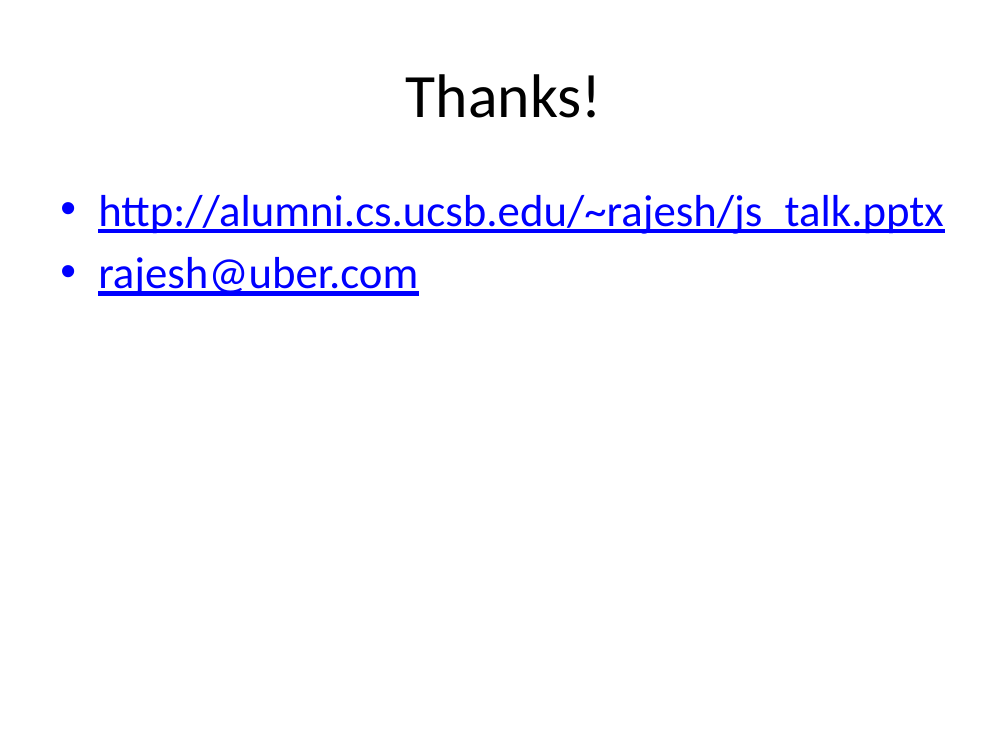
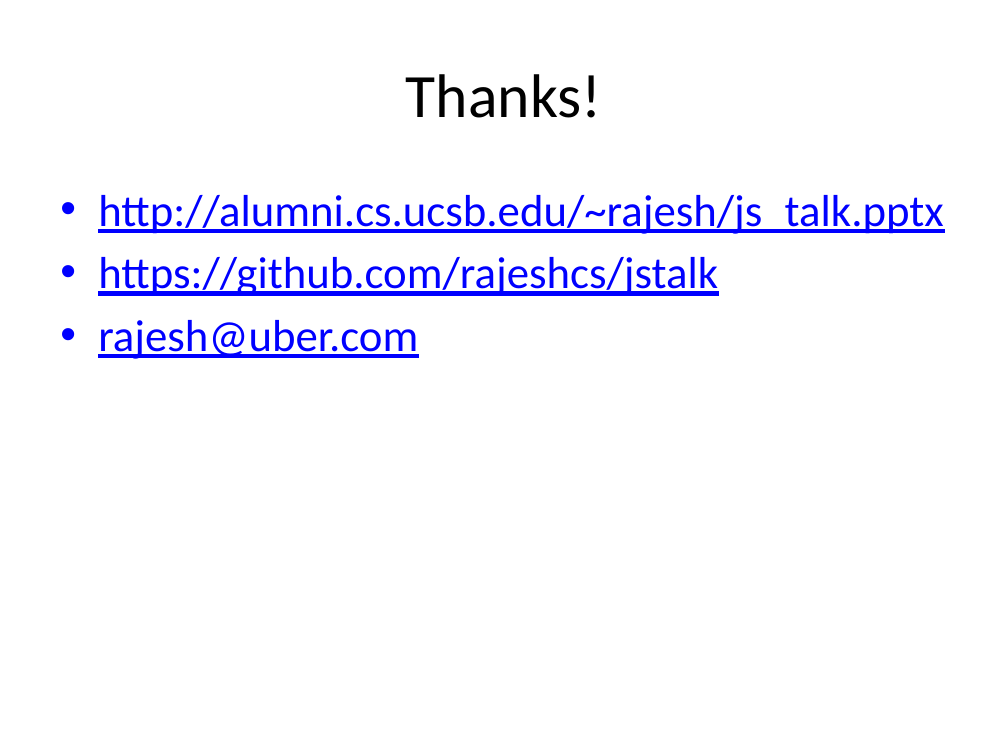
Before and after one commit to rajeshcs/jstalk, a slide deck: slide 33 of JavascriptDS.pptx (slide 28 before the commit). Drawn at 1008x756 pixels with LibreOffice and Linux fonts; fonts in the diff are those of the drawing. Boxes give left, top, right and bottom in pixels: in the first picture for what was removed or moved away, otherwise in the second. Text is boxed around its words. In the diff, an @@ line names an element or a change of style, - is before the commit and + after.

```diff
--- a/JavascriptDS.pptx
+++ b/JavascriptDS.pptx
@@ text at <box>98,257,718,296</box>: paragraph added @@
+• https://github.com/rajeshcs/jstalk
```
Also in this commit, not shown: 5 other slides changed, 5 slides added, 2 other files.
